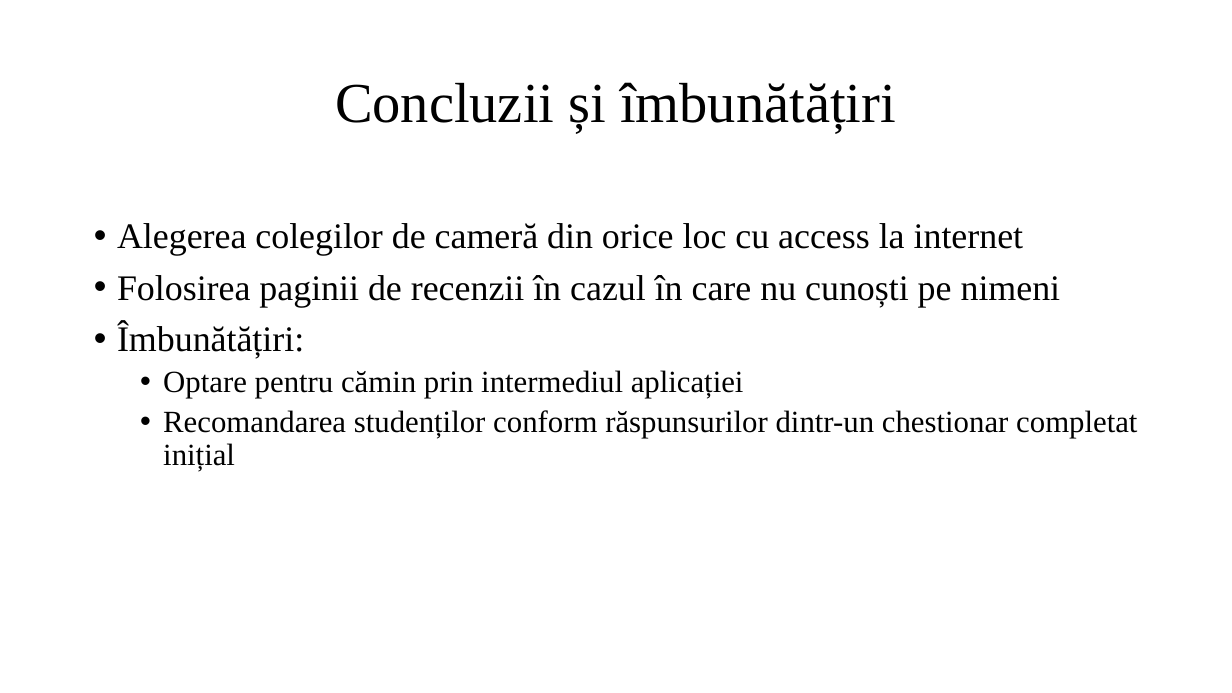
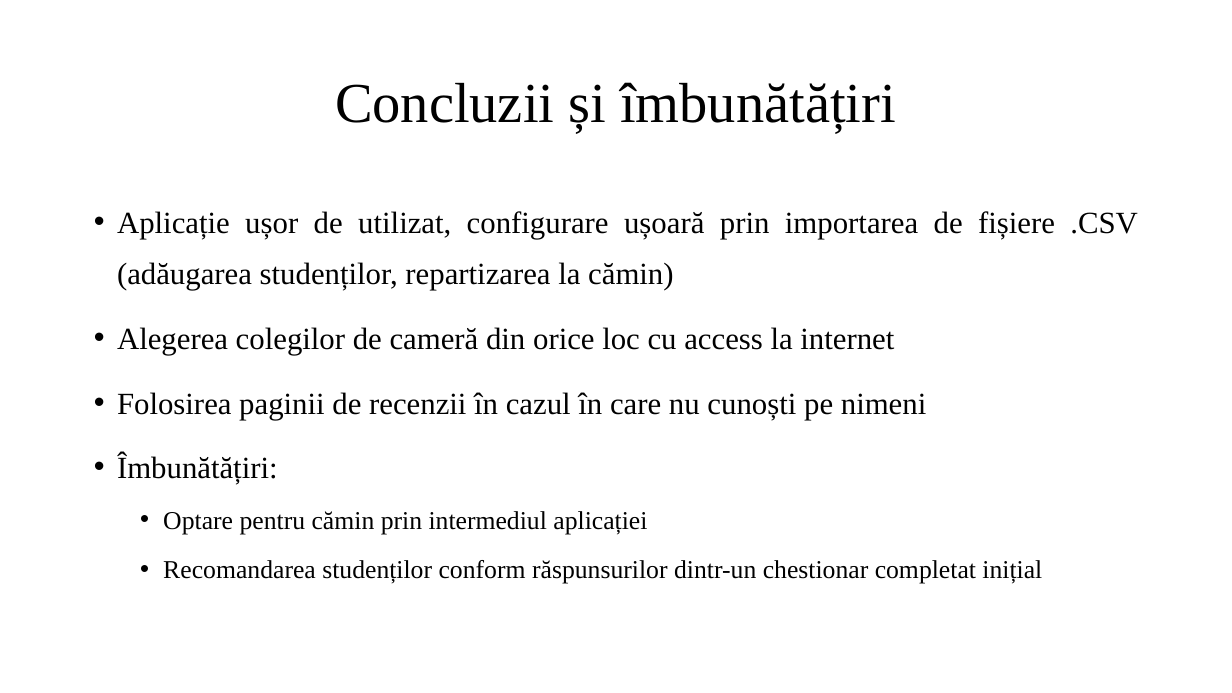
Before and after one commit to silviudragan/Stable-matching-roommates, a slide deck: slide 14 of Licenta2018DraganSilviu-Constantin/Prezentare.pptx (slide 15 before the commit). Drawn at 1232x693 pixels with LibreOffice and Linux fonts; fonts in the diff are those of the drawing. Boxes give left, top, right and bottom in pixels: in the first picture for what was removed or moved away, otherwise in the second. Text is boxed around its words. In the diff, an @@ line names an element or a change of style, - is before the commit and + after.

```diff
--- a/Licenta2018DraganSilviu-Constantin/Prezentare.pptx
+++ b/Licenta2018DraganSilviu-Constantin/Prezentare.pptx
@@ text "Aplicație ușor de utilizat, configurare ...": place and size @@
-text "Aplicație ușor de utilizat, configurare ..." at bbox=[117, 223, 1137, 471]
+text "Aplicație ușor de utilizat, configurare ..." at bbox=[117, 211, 1138, 584]
@@ text at bbox=[117, 211, 1138, 291]: paragraph added @@
+• Aplicație ușor de utilizat, configurare ușoară prin importarea de fișiere .CSV (adăugarea studenților, repartizarea la cămin)
@@ text at bbox=[117, 327, 1042, 584]: size 28 to 24 pt in "Alegerea colegilor de cameră din orice loc ...", "Folosirea paginii de recenzii în cazul în ...", "Îmbunătățiri:"; size 24 to 20 pt in "Optare pentru cămin prin intermediul aplicației", "Recomandarea studenților conform răspunsurilor dintr-un ches ..."; line spacing 0.9 to 1.4 @@
```
Also in this commit, not shown: 7 other slides changed, 3 slides added, 4 slides removed.
